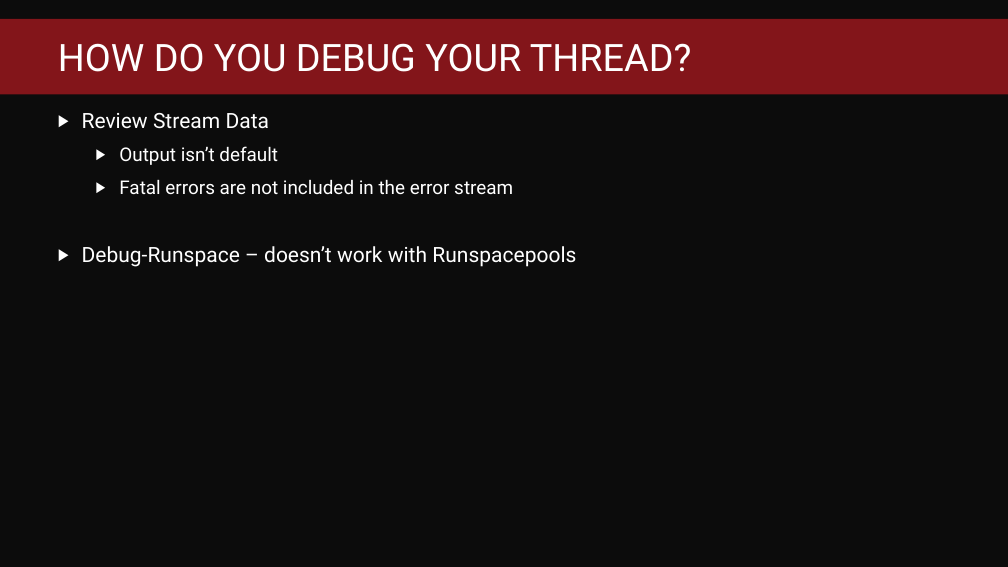
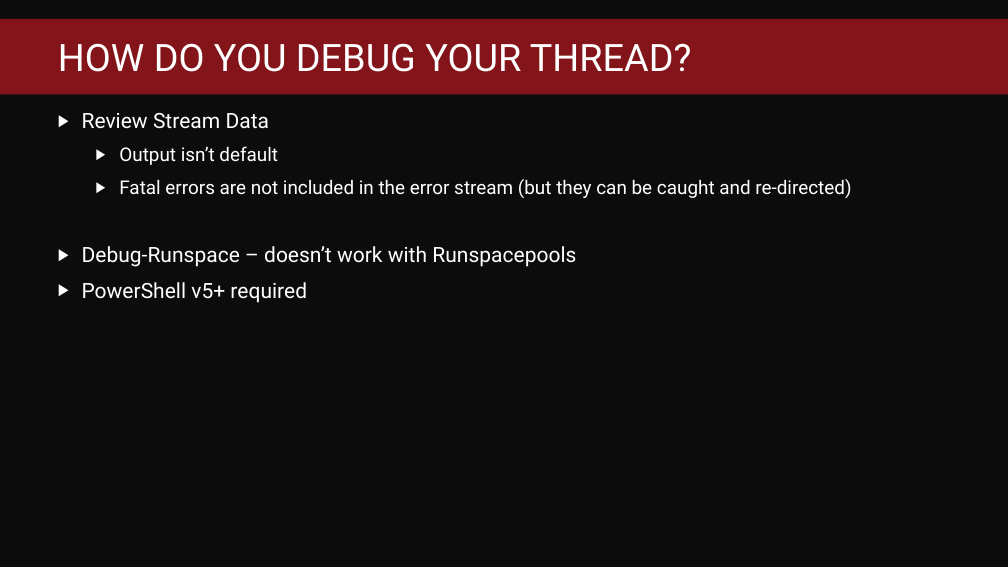
Before and after one commit to jpscripter/Runspaces, a slide deck: slide 16 of High-performance powershell through the magic of runspaces.pptx (slide 14 before the commit). Drawn at 1008x567 pixels with LibreOffice and Linux fonts; fonts in the diff are those of the drawing; background and template pictures are left out. Boxes give left, top, right and bottom in pixels: in the first picture for what was removed or moved away, otherwise in the second. Text is boxed around its words. In the diff, an @@ line names an element or a change of style, - is before the commit and + after.

```diff
--- a/High-performance powershell through the magic of runspaces.pptx
+++ b/High-performance powershell through the magic of runspaces.pptx
@@ text at [119, 179, 851, 198]: text changed @@
-  ▶ Fatal errors are not included in the error stream
+  ▶ Fatal errors are not included in the error stream (but they can be caught and re-directed)
@@ text at [82, 282, 307, 303]: paragraph added @@
+▶ PowerShell v5+ required
```
Also in this commit, not shown: 5 other slides changed, 3 slides added, 1 slide removed.
